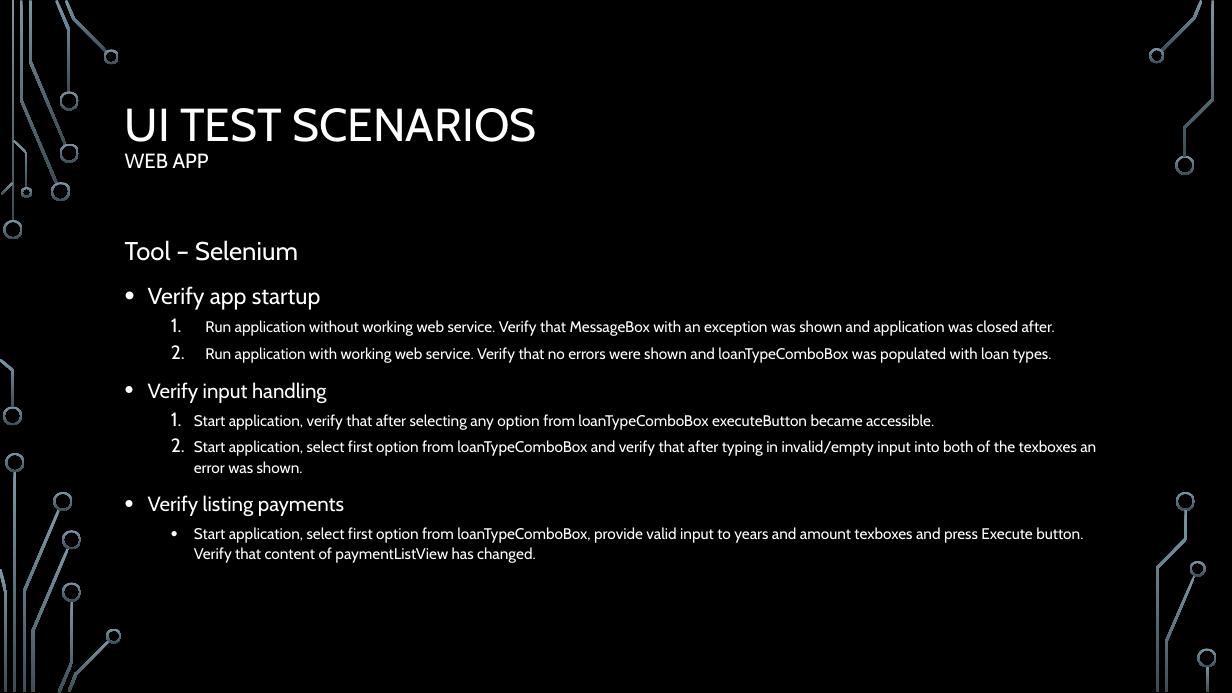
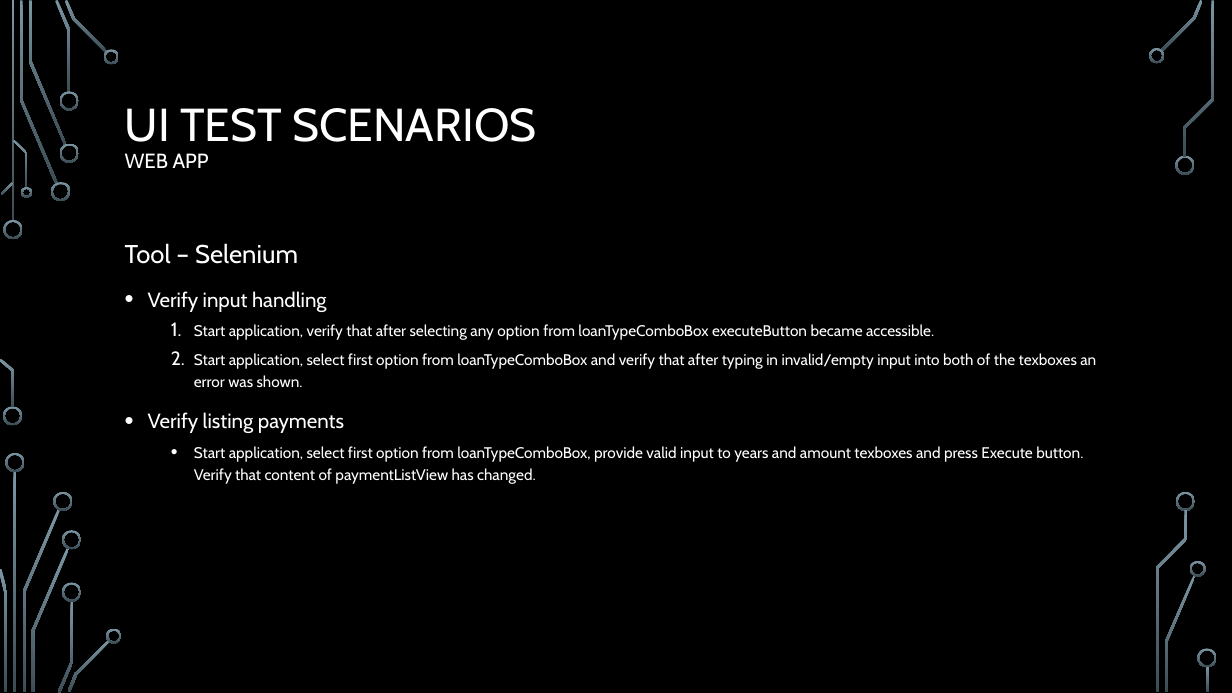
Before and after one commit to nielu/LoanCalculator, a slide deck: slide 7 of Loan calculator tests.pptx. Drawn at 1232x693 pixels with LibreOffice and Linux fonts; fonts in the diff are those of the drawing; background and template pictures are left out. Boxes give left, top, right and bottom in pixels: in the first picture for what was removed or moved away, otherwise in the second. Text is boxed around its words. In the diff, an @@ line names an element or a change of style, - is before the commit and + after.

```diff
--- a/Loan calculator tests.pptx
+++ b/Loan calculator tests.pptx
@@ text "Tool – Selenium" at [125,243,1096,484]: line spacing 1.1 to 1.2 @@
@@ text at [148,286,1055,363]: paragraphs removed @@
-• Verify app startup
-  1. Run application without working web service. Verify that MessageBox with an exception was shown and application was closed after.
-  2. Run application with working web service. Verify that no errors were shown and loanTypeComboBox was populated with loan types.
```
Also in this commit, not shown: 2 other slides changed.
